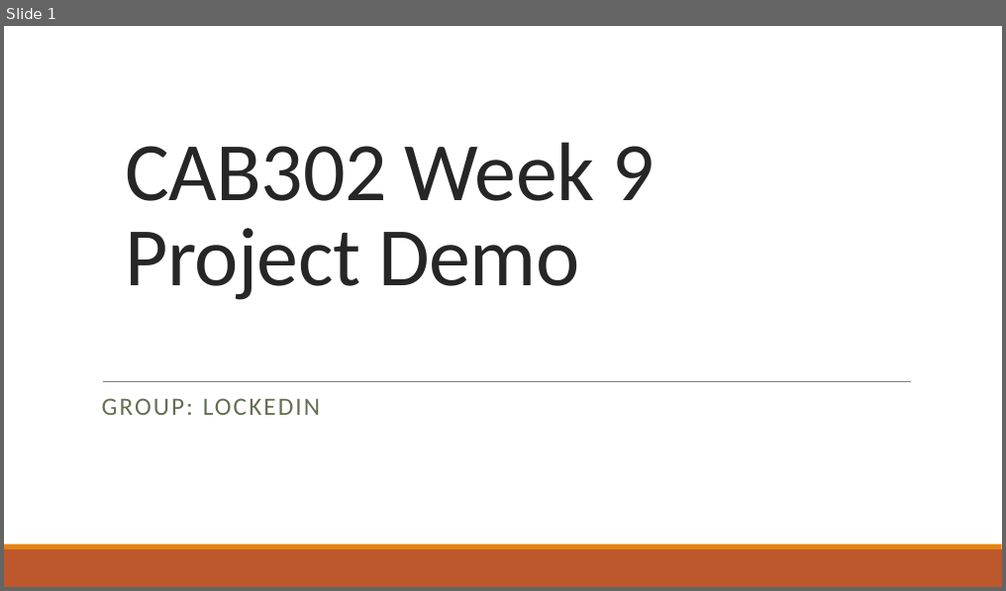
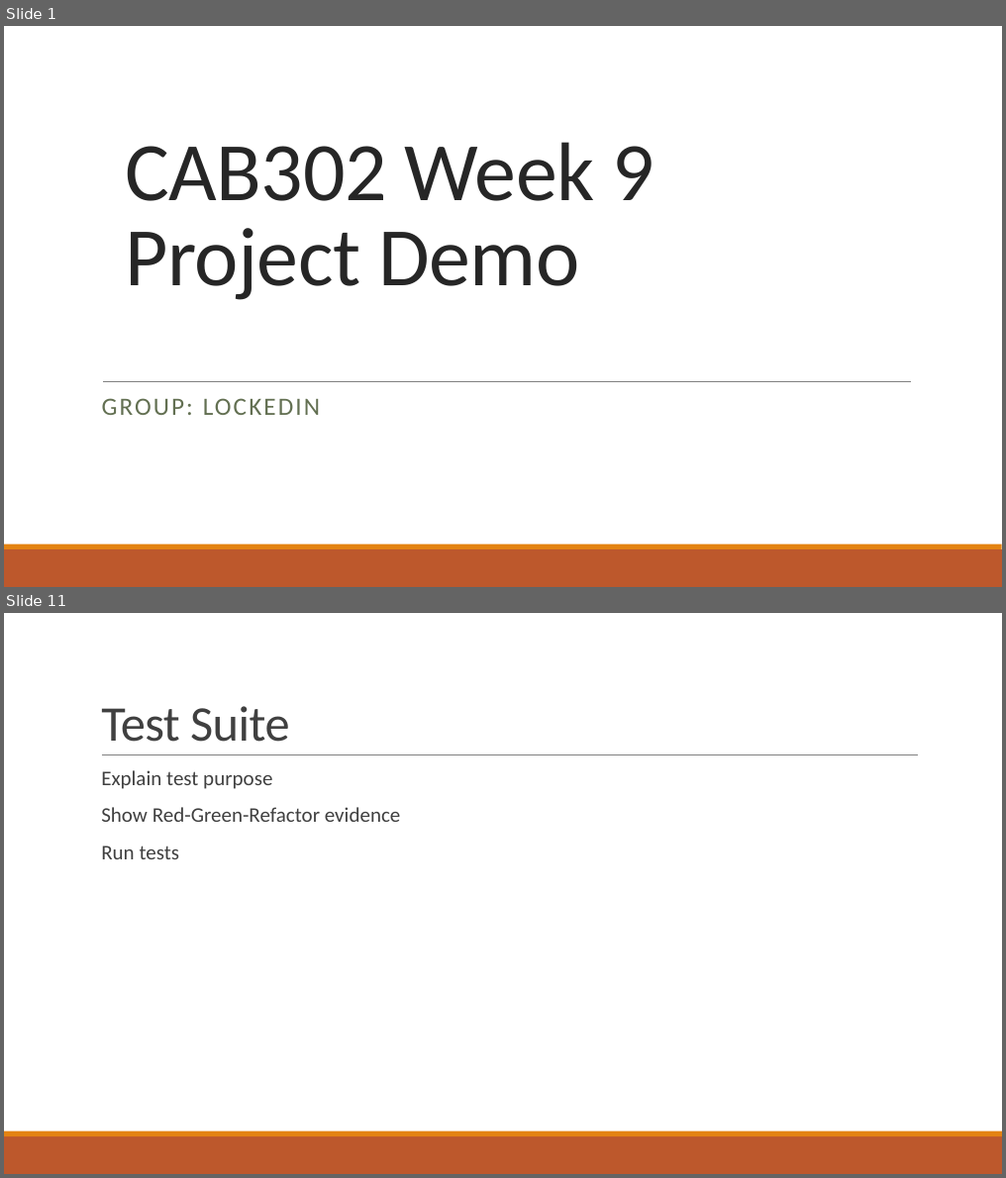
Before and after one commit to Kipkangaroo/CAB302_Project, a slide deck: Resources/Week 9 Video/Week 9 Video Presentation.pptx. Shown one above the other, each under a label of ours: slide 1 before the commit, slides 1 and 11 after it; the slides between them are not shown. The pictures are 1006x591 and 1006x1178 pixels, drawn with LibreOffice and Linux fonts; fonts in the diff are those of the drawing. Boxes give left, top, right and bottom in pixels: in the first picture for what was removed or moved away, otherwise in the second. Text is boxed around its words. In the diff, an @@ line names an element or a change of style, - is before the commit and + after.

```diff
--- a/Resources/Week 9 Video/Week 9 Video Presentation.pptx
+++ b/Resources/Week 9 Video/Week 9 Video Presentation.pptx
@@ slide 11 added at (x1=4, y1=613, x2=1002, y2=1174), background #FFFFFF; not listed: 2 template elements that a slide beside it also shows @@
@@ title added at (x1=101, y1=706, x2=289, y2=742), 48 pt, text #404040 @@
+Test Suite
@@ line added from (102, 756) to (918, 756), #808080 0.5 pt @@
@@ text added at (x1=101, y1=770, x2=401, y2=860), 20 pt, text #404040 @@
+  Explain test purpose
+  Show Red-Green-Refactor evidence
+  Run tests
```
Also in this commit, not shown: 2 slides changed, 7 other slides added, 4 slides removed, 7 other files.
